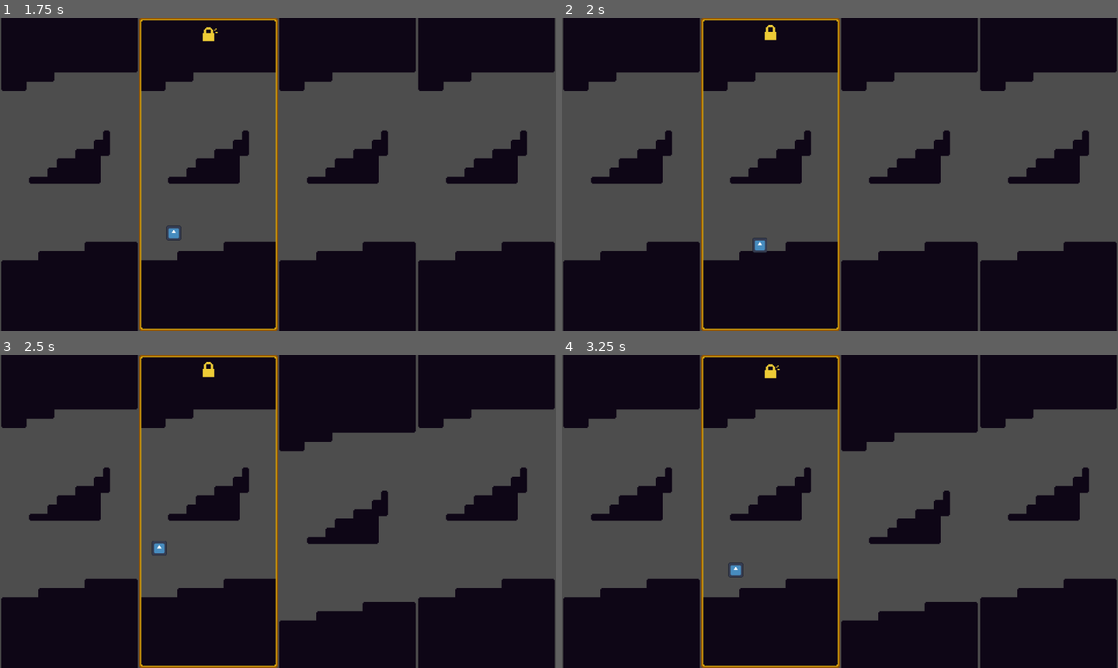
Above: before the commit, frames 1-4 (two rows, left to right).
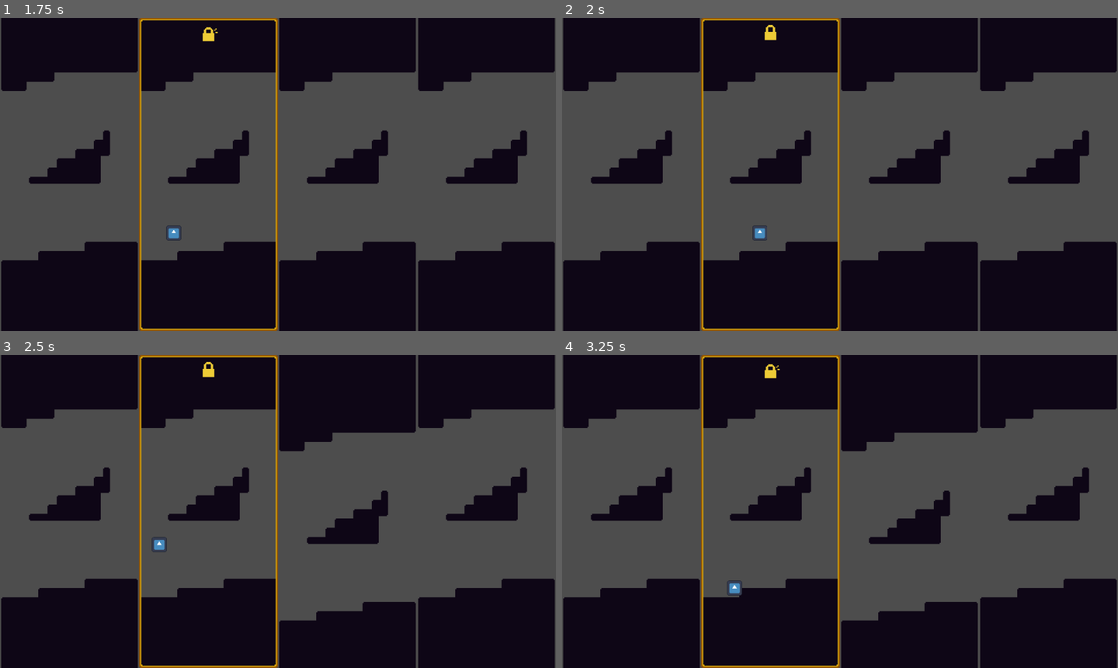
Above: after the commit, the same moments.

Repository: Cheatcode-to-Joy/Tody
Game: Godot game, scene res://scenes/levels/base_level.tscn
The game is run twice, just before and just after one commit, with the same random seed, the same clock (stepped at 60 frames per second) and the same inputs. This scene is started directly instead of the project's main scene. The engine's default icon, where the game draws it, is replaced by a stand-in: a white triangle on a blue panel in a dark square.
Inputs (mouse positions are in pixels of both pictures, inside the frame that each line leads up to):
- Up to frame 1 (1.75 s): move the mouse to (66, 174) at 0.52 s; hold Space (jump) 0.53-1.28 s; hold D (move_right) from 0.53 s (still down); click (66, 174) at 0.67 s; move the mouse to (211, 174) at 1.27 s; tap Mouse wheel down (scroll_down) at 1.35 s; click (211, 174) at 1.42 s; tap Space (jump) at 1.52, 1.55 s
- Up to frame 2 (2 s): keep holding D (move_right); tap Space (jump) at 1.82 s
- Up to frame 3 (2.5 s): move the mouse to (344, 511) at 2.02 s; release D (move_right) at 2.03 s; hold A (move_left) from 2.03 s (still down); hold Space (jump) from 2.03 s (still down); tap Mouse wheel up (scroll_up) at 2.1 s; click (344, 511) at 2.17 s
- Up to frame 4 (3.25 s): move the mouse to (1051, 511) at 2.77 s; release A (move_left) at 2.78 s; release Space (jump) at 2.78 s; hold D (move_right) from 2.78 s (still down); tap Space (jump) at 2.85, 3.02 s; click (1051, 511) at 2.92 s

Frame 1 is identical in both runs. In frame 2, 0.2% of the frame differs, in the area x 34-37%, y 66-75%; in frame 3, less than 0.1%; in frame 4, 0.2%, in the area x 29-33%, y 66-77%.

Commit message:
implemented buffer jump

Diff:
--- a/scenes/levels/base_level.tscn
+++ b/scenes/levels/base_level.tscn
@@ -3,7 +3,16 @@
 [ext_resource type="PackedScene" uid="uid://dd5serc8gcqcu" path="res://scenes/levels/level_slice.tscn" id="1_md458"]
 [ext_resource type="PackedScene" uid="uid://dvum35wxpfr6" path="res://scenes/player/player_character.tscn" id="2_uk53i"]
 
+[sub_resource type="WorldBoundaryShape2D" id="WorldBoundaryShape2D_uk53i"]
+
 [node name="BaseLevel" type="Node2D" unique_id=1361941842]
+
+[node name="BoundaryTop" type="StaticBody2D" parent="." unique_id=603982313]
+
+[node name="ShapeTop" type="CollisionShape2D" parent="BoundaryTop" unique_id=1844971988]
+position = Vector2(0, 270)
+rotation = 1.5707964
+shape = SubResource("WorldBoundaryShape2D_uk53i")
 
 [node name="LevelSlice" parent="." unique_id=328838689 instance=ExtResource("1_md458")]
 
--- a/scenes/levels/level_slice.tscn
+++ b/scenes/levels/level_slice.tscn
@@ -44,7 +44,7 @@
 
 [sub_resource type="Animation" id="Animation_6qann"]
 resource_name = "lock"
-length = 0.39999999999999997
+length = 0.4
 tracks/0/type = "value"
 tracks/0/imported = false
 tracks/0/enabled = true
@@ -72,7 +72,7 @@
 
 [sub_resource type="Animation" id="Animation_g5mvq"]
 resource_name = "unlock"
-length = 0.39999999999999997
+length = 0.4
 tracks/0/type = "value"
 tracks/0/imported = false
 tracks/0/enabled = true
--- a/scenes/player/player_character.gd
+++ b/scenes/player/player_character.gd
@@ -1,13 +1,32 @@
 extends CharacterBody2D
+
+class_name PlayerCharacter
+
+@export var state: PlayerState
 
 const RUN_SPEED = 10000.0
 const JUMP_STRENGTH = 200.0
 const GRAVITY_STRENGTH = 300.0
 
+@export var buffer_timer: Timer
+const BUFFER_TIME = 0.3
+
 func _physics_process(delta: float) -> void:
 	velocity.x = (Input.get_action_strength("move_right") - Input.get_action_strength("move_left")) * delta * RUN_SPEED
-
-	if Input.is_action_just_pressed("jump") && is_on_floor() : velocity.y -= JUMP_STRENGTH
 	velocity.y += GRAVITY_STRENGTH * delta
 
 	move_and_slide()
+
+func _input(event: InputEvent) -> void:
+	if event.is_action_pressed("jump"):
+		if state.vstate == state.vstates.STAND:
+			jump()
+		else:
+			buffer_timer.start(BUFFER_TIME)
+
+func jump() -> void:
+	velocity.y -= JUMP_STRENGTH
+
+func _on_state_vstate_changed(vstate: PlayerState.vstates) -> void:
+	if vstate == state.vstates.STAND && buffer_timer.time_left > 0:
+		jump()
--- a/scenes/player/player_character.tscn
+++ b/scenes/player/player_character.tscn
@@ -2,15 +2,29 @@
 
 [ext_resource type="Script" uid="uid://bogf0g8u0lu42" path="res://scenes/player/player_character.gd" id="1_eebfp"]
 [ext_resource type="Texture2D" uid="uid://dg4f52ncxl1n0" path="res://icon.svg" id="2_e1j0t"]
+[ext_resource type="Script" uid="uid://dpe3f6x42u1s5" path="res://scenes/player/player_state.gd" id="3_e1j0t"]
 
 [sub_resource type="RectangleShape2D" id="RectangleShape2D_hovw3"]
 
-[node name="PlayerCharacter" type="CharacterBody2D" unique_id=678544665 groups=["player"]]
+[node name="PlayerCharacter" type="CharacterBody2D" unique_id=565713581 node_paths=PackedStringArray("state", "buffer_timer") groups=["player"]]
 script = ExtResource("1_eebfp")
+state = NodePath("PlayerState")
+buffer_timer = NodePath("BufferTimer")
+metadata/_custom_type_script = "uid://bogf0g8u0lu42"
 
 [node name="PlayerShape" type="CollisionShape2D" parent="." unique_id=1908180879]
 shape = SubResource("RectangleShape2D_hovw3")
 
-[node name="Sprite2D" type="Sprite2D" parent="." unique_id=316987211]
+[node name="PlayerSprite" type="Sprite2D" parent="." unique_id=316987211]
 scale = Vector2(0.2, 0.2)
 texture = ExtResource("2_e1j0t")
+
+[node name="PlayerState" type="Node" parent="." unique_id=373885208 node_paths=PackedStringArray("player")]
+script = ExtResource("3_e1j0t")
+player = NodePath("..")
+metadata/_custom_type_script = "uid://dpe3f6x42u1s5"
+
+[node name="BufferTimer" type="Timer" parent="." unique_id=1130702717]
+one_shot = true
+
+[connection signal="player_vstate_changed" from="PlayerState" to="." method="_on_state_vstate_changed"]
--- /dev/null
+++ b/scenes/player/player_state.gd
@@ -0,0 +1,61 @@
+extends Node
+
+class_name PlayerState
+
+@export var player: PlayerCharacter
+
+enum vstates { STAND, JUMP, FALL }
+var vstate: vstates = vstates.STAND
+signal player_vstate_changed(new_state: vstates)
+
+enum hstates { STAY, MOVE }
+var hstate: hstates = hstates.STAY
+signal player_hstate_changed(new_state: hstates)
+
+enum orientations { LEFT, RIGHT }
+var orientation: orientations = orientations.RIGHT
+signal player_orientation_changed(new_state: orientations)
+
+func _physics_process(_delta: float) -> void:
+	process_vstates()
+	process_hstates()
+	process_orientations()
+
+func process_vstates() -> void:
+	if player.is_on_floor():
+		if vstate != vstates.STAND:
+			vstate = vstates.STAND
+			player_vstate_changed.emit(vstate)
+		return
+	if player.velocity.y < 0:
+		if vstate != vstates.JUMP:
+			vstate = vstates.JUMP
+			player_vstate_changed.emit(vstate)
+		return
+	if vstate != vstates.FALL:
+		vstate = vstates.FALL
+		player_vstate_changed.emit(vstate)
+
+func process_hstates() -> void:
+	var action_strength = Input.get_action_strength("move_right") - Input.get_action_strength("move_left")
+	if is_zero_approx(action_strength):
+		if hstate != hstates.MOVE:
+			hstate = hstates.STAY
+			player_hstate_changed.emit(hstate)
+		return
+	if hstate != hstates.MOVE:
+		hstate = hstates.MOVE
+		player_hstate_changed.emit(hstate)
+
+func process_orientations() -> void:
+	var action_strength = Input.get_action_strength("move_right") - Input.get_action_strength("move_left")
+	if is_zero_approx(action_strength):
+		return
+	if action_strength > 0:
+		if orientation != orientations.RIGHT:
+			orientation = orientations.RIGHT
+			player_orientation_changed.emit(orientation)
+		return
+	if orientation != orientations.LEFT:
+		orientation = orientations.LEFT
+		player_orientation_changed.emit(orientation)
Not shown, added: scenes/player/player_state.gd.uid
